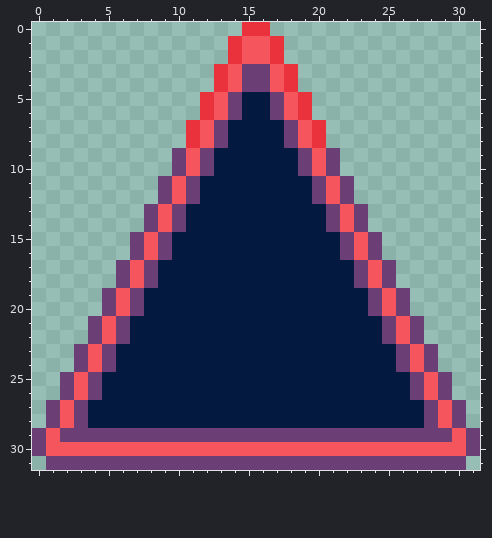
File history of a pixel-art sprite, level/components/spikes/spike_texture.png. Above is the file before it was changed.
The file is 32x32 pixels.
New version:
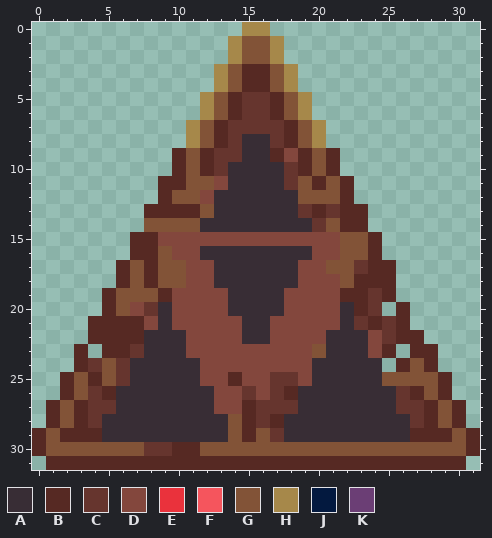
Palette (. is transparent): A #382d35  B #562923  C #66352e  D #83473d  E #ea323c  F #f5555d  G #825337  H #a6884a  J #03193f  K #6b3e75
Message: player animations + spikes
Diff:
Changed rows in their new state; - is an unchanged pixel.
first column x 0:
 0 ---------------HH---------------
 1 --------------HGGH--------------
 2 --------------HGGH--------------
 3 -------------HGBBGH-------------
 4 -------------HGBBGH-------------
 5 ------------HGBCCBGH------------
 6 ------------HGBCCBGH------------
 7 -----------HGBCCCCBGH-----------
 8 -----------HGBCAACBGH-----------
 9 ----------BGBCCAABDBGB----------
10 ----------BGBCAAAACBGB----------
11 ---------BBGGDAAAACGBGB---------
12 ---------BGGDAAAAAAGGGB---------
13 --------BBBBGAAAAAACBCBB--------
14 --------GGGGAAAAAAAACGBB--------
15 -------BBDDDDDDDDDDDDDGGB-------
16 -------BBGDDAAAAAAAADDGGB-------
17 ------BGBGGDDAAAAAADDGGCBB------
18 ------BGBGGDDAAAAAADDDGBBB------
19 -----BGGGBDDDDAAAADDDDBBCB.-----
20 -----BGDCADDDDAAAADDDDABC.B-----
21 ----BBBBDADDDDDAADDDDDACBCB.----
22 ----BBBBAAADDDDAADDDDAAADCBB----
23 ---B.BBCAAADDDDDDDDDGAAADB.BB---
24 ---BCGCAAAAADDDDDDDDAAAAA.BGB---
25 --BGBGCAAAAADDBDDCCDAAAAAGGGGB--
26 --BGCBAAAAAAADDCDCBAAAAAAACBGB--
27 -BGBCCAAAAAAADDBCCCAAAAAAACCBGB-
28 -BGBCAAAAAAAAAGBCBAAAAAAAAACBGB-
29 BGBBBAAAAAAAAAGBGCAAAAAAAAABBBGB
30 BGGGGGGGCCBBGGGGGGGGGGGGGGGGGGGB
31 -BBBBBBBBBBBBBBBBBBBBBBBBBBBBBB-
Where, in picture pixels (left, top, right, bottom), the same in both pictures:
changed: (32, 22, 480, 470)
